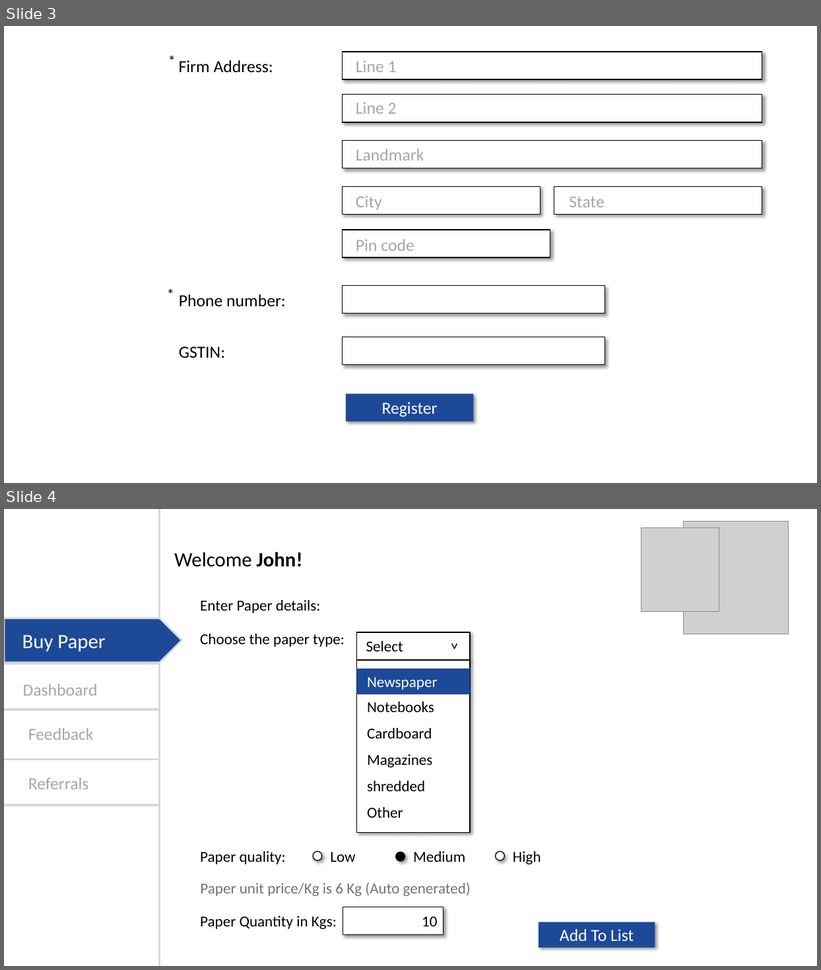
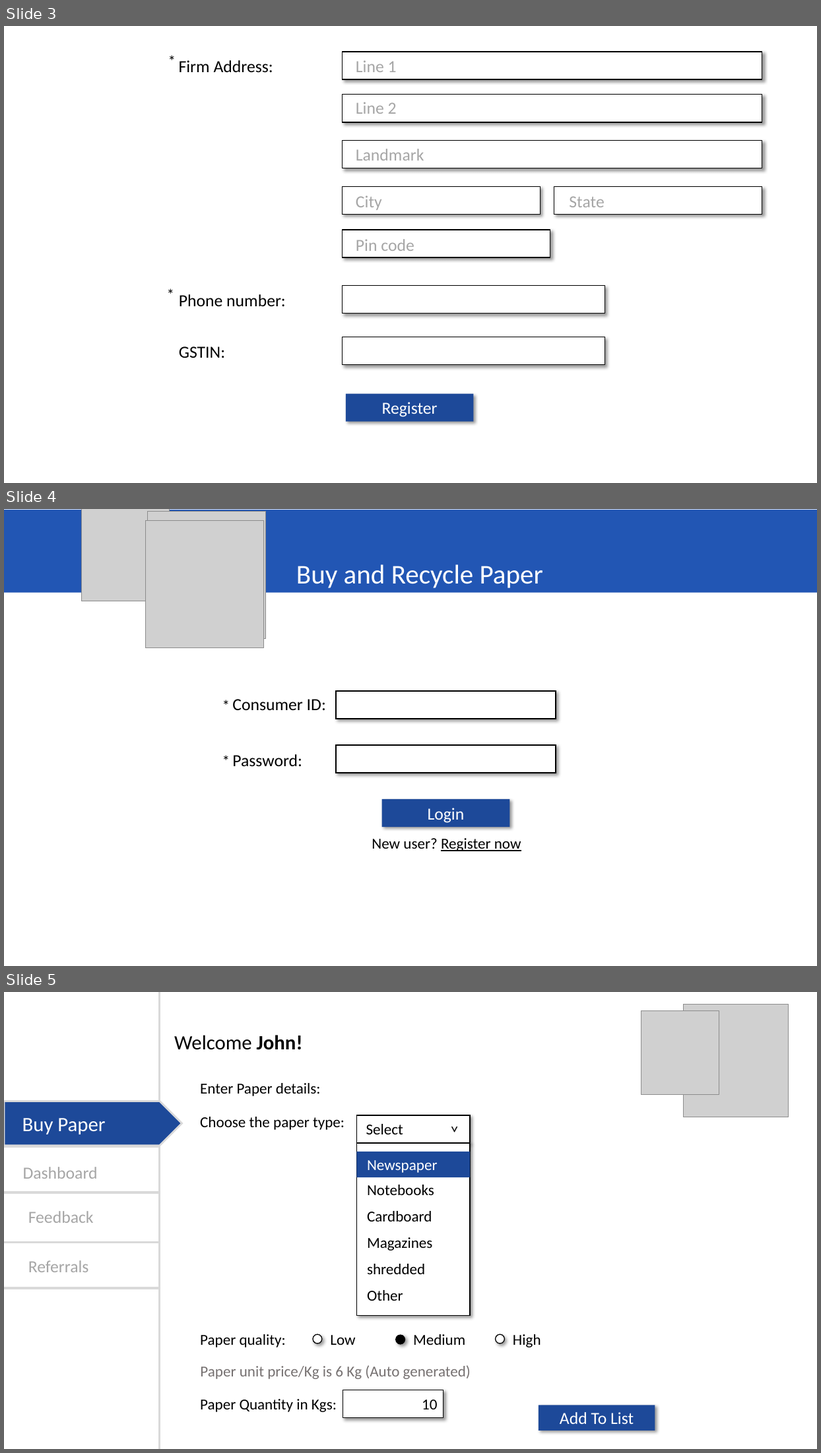
Before and after one commit to Rahul29111993/SATVA, a slide deck: Angular/assets/Satva-BuyPaper.pptx. Shown one above the other, each under a label of ours: slides 3 and 4 before the commit, slides 3, 4 and 5 after it. The pictures are 821x970 and 821x1453 pixels, drawn with LibreOffice and Linux fonts; fonts in the diff are those of the drawing; grey boxes stand for pictures. Boxes give left, top, right and bottom in pixels: in the first picture for what was removed or moved away, otherwise in the second. Text is boxed around its words. In the diff, an @@ line names an element or a change of style, - is before the commit and + after.

```diff
--- a/Angular/assets/Satva-BuyPaper.pptx
+++ b/Angular/assets/Satva-BuyPaper.pptx
@@ slide 4 added at bbox=[4, 509, 817, 966], background #FFFFFF @@
@@ group added at bbox=[4, 509, 817, 648]: 3 pictures, 1 rectangle, 1 text @@
+Buy and Recycle Paper
@@ text added at bbox=[217, 693, 257, 718], 18 pt, text #000000 @@
+*
@@ text added at bbox=[232, 699, 326, 711], 20 pt, text #000000 @@
+Consumer ID:
@@ rectangle added at bbox=[336, 691, 556, 720], fill #FFFFFF, outline #000000 1 pt @@
@@ rectangle added at bbox=[336, 745, 556, 773], fill #FFFFFF, outline #000000 1 pt @@
@@ text added at bbox=[217, 749, 257, 773], 18 pt, text #000000 @@
+*
@@ text added at bbox=[232, 755, 302, 767], 20 pt, text #000000 @@
+Password:
@@ rectangle added at bbox=[382, 799, 510, 827], fill #1D4999, 20 pt, text #FFFFFF @@
+Login
@@ text added at bbox=[372, 838, 521, 852], 18 pt, text #000000, underline @@
+New user? Register now
@@ what was slide 4 is now slide 5 @@
```
Also in this commit, not shown: 3 other files.
